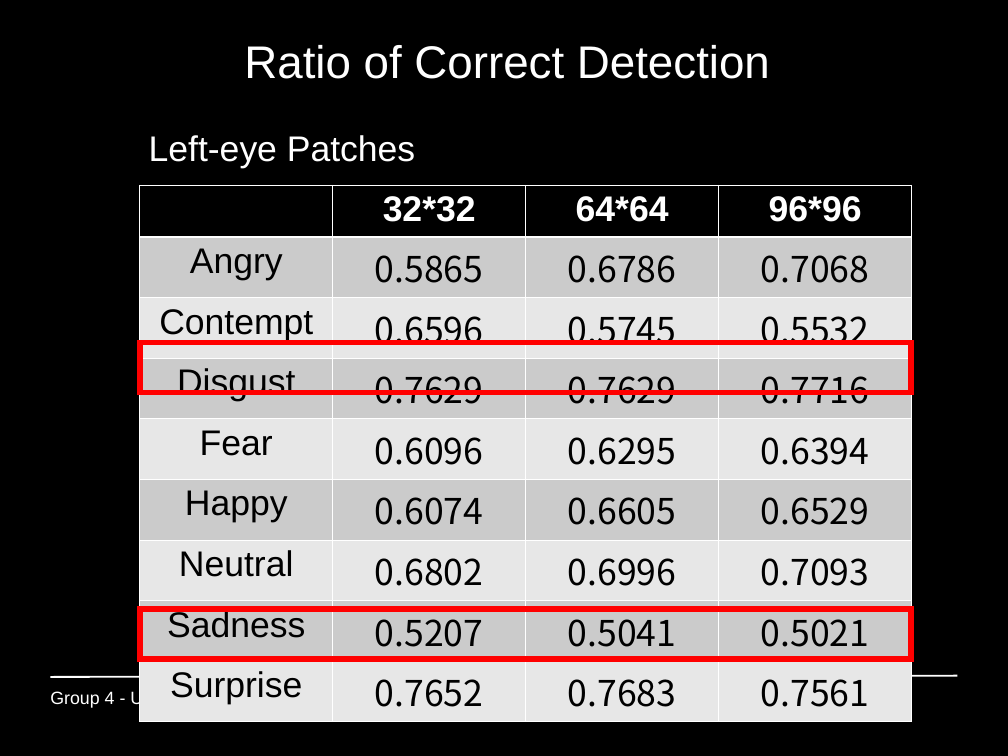
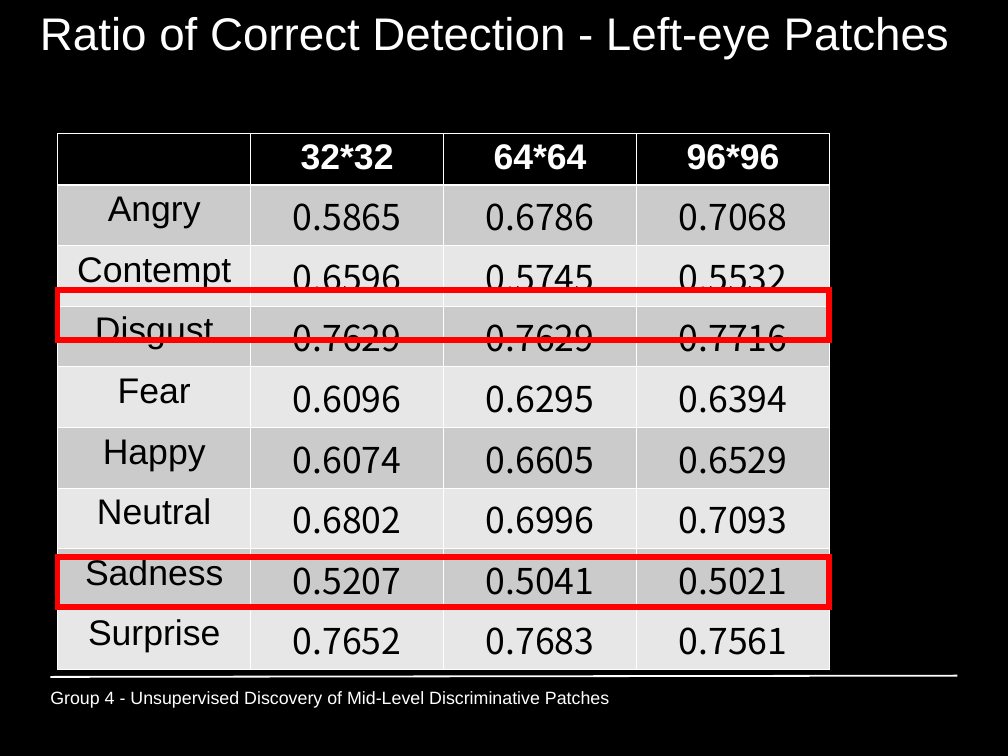
Before and after one commit to GiannisPapadopoulos/DiscriminativePatches, a slide deck: slide 24 of presentations/period3/MAI_Project1_Group4.ppt (slide 23 before the commit). Drawn at 1008x756 pixels with LibreOffice and Linux fonts; fonts in the diff are those of the drawing. Boxes give left, top, right and bottom in pixels: in the first picture for what was removed or moved away, otherwise in the second. Text is boxed around its words. In the diff, an @@ line names an element or a change of style, - is before the commit and + after.

```diff
--- a/presentations/period3/MAI_Project1_Group4.ppt
+++ b/presentations/period3/MAI_Project1_Group4.ppt
@@ title at <box>40,17,949,59</box>: text changed @@
-Ratio of Correct Detection
+Ratio of Correct Detection - Left-eye Patches
@@ text removed at <box>149,135,415,168</box> @@
-Left-eye Patches
@@ 2 rectangles, 1 table: place and size @@
-2 rectangles, 1 table at <box>140,185,912,711</box>
+2 rectangles, 1 table at <box>58,134,830,659</box>
```
Also in this commit, not shown: 4 other slides changed, 1 slide added.
